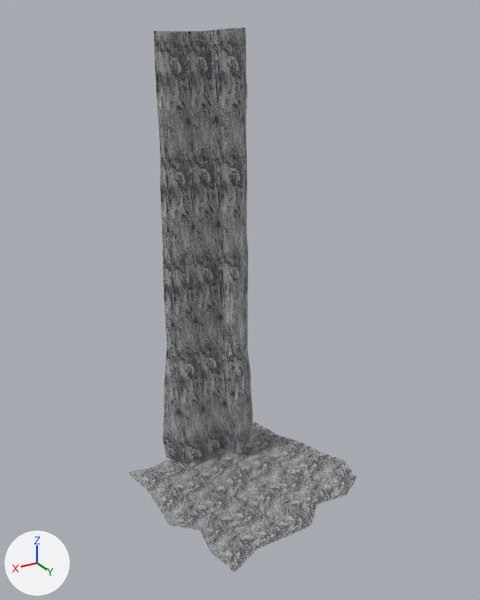
An edit to the FBX model public/environment.fbx, drawn before and after from the same camera.
Both versions are drawn from a 50 mm camera at (38.1, 60.0, 1.4) aimed at (1.0, -1.9, -29.6). Arrows for +X, +Y and +Z are at lower left; the lights stay in place. Where no turn or scale is listed for an object, it has been applied to the vertices.
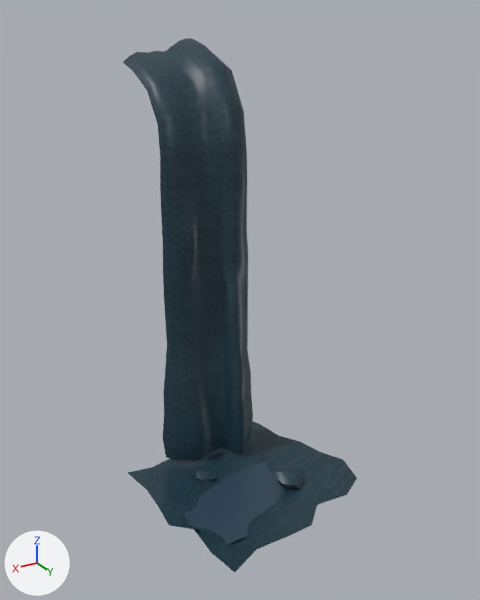
Where the change shows, as pixel boxes [x1, y1, x2, y2] in the pictures (480 x 600 px; the box of a moved part takes in the faces that stretch with it):
'Cylinder_1', surface changed, reshaped (grey to blue, 31% wider): before [154, 27, 253, 461]; after [123, 38, 253, 461]
'Plane_1', surface changed, recoloured, reshaped (grey to blue): [128, 421, 357, 572] in both
'Plane_2', added: after [184, 462, 286, 549]
'Cube_2', added: after [274, 464, 303, 489]
'Cube', added: after [195, 467, 211, 483]
part 1 of me_mesh, moved or reshaped: before [200, 517, 235, 552]; after [200, 529, 236, 552]
part 2 of me_mesh, moved or reshaped: before [205, 467, 262, 572]; after [205, 467, 256, 572]
part 3 of me_mesh, moved or reshaped: before [159, 482, 246, 530]; after [159, 482, 208, 530]
part 4 of me_mesh, moved or reshaped: before [223, 446, 325, 492]; after [223, 446, 325, 493]
part 5 of me_mesh, moved or reshaped: before [263, 482, 317, 525]; after [274, 490, 317, 525]
part 6 of me_mesh_001, moved or reshaped: before [154, 27, 248, 160]; after [123, 38, 247, 160]
part 7 of me_mesh_001, recoloured (grey to blue): [160, 151, 253, 461] in both

What changed in the scene script:
```text
Add img_rock_diffuse_jpg:
    img_rock_diffuse_jpg = load_image('rock_diffuse.jpg', '_unpacked/rock_diffuse.jpg', 1024, 1024, 'sRGB')
Add img_sand_jpg:
    img_sand_jpg = load_image('sand.jpg', '_unpacked/sand.jpg', 1024, 1024, 'sRGB')
Change mat_mat_1:
    where n2 = _N.new('ShaderNodeTexImage'); n2.name = 'Image Texture'
    n2.image: img_texturescom_cliffs0180_1_seamless_s_jpg -> img_sand_jpg
    where n4 = _N.new('ShaderNodeMapping'); n4.name = 'Mapping'
    remove n4.inputs[3].default_value = (0.15, 0.15, 1.0)  # 'Scale'
    n4.inputs[1].default_value: (0.0, -6.667, 0.0) -> (0.0, -1.0, 0.0)  # 'Location'
Change mat_mat:
    where n2 = _N.new('ShaderNodeTexImage'); n2.name = 'Image Texture'
    n2.image: img_texturescom_cliffs0180_1_seamless_s_jpg -> img_rock_diffuse_jpg
    where n4 = _N.new('ShaderNodeMapping'); n4.name = 'Mapping'
    n4.inputs[1].default_value: (0.0, -5.0, 0.0) -> (0.0, -0.667, 0.0)  # 'Location'
    n4.inputs[3].default_value: (0.2, 0.2, 1.0) -> (1.5, 1.5, 1.0)  # 'Scale'
Add mat_mat_4:
    mat_mat_4 = bpy.data.materials.new('Mat.4')
    # uses the picture img_rock_diffuse_jpg
Add mat_mat_3:
    mat_mat_3 = bpy.data.materials.new('Mat.3')
    # uses the picture img_rock_diffuse_jpg
Add mat_mat_2:
    mat_mat_2 = bpy.data.materials.new('Mat.2')
    # uses the picture img_rock_diffuse_jpg
Change me_mesh_001:
    used by ob_cylinder_1; location = (3.0, -6.2, -26.7)
    remove me_mesh_001.from_pydata(...)  # 302 vertices, 268 faces; spans x -7.7..5.9, y -4.4..2.7, z -26.8..26.7
    add me_mesh_001.from_pydata(...)  # 302 vertices, 268 faces; spans x -7.7..5.9, y -12.8..2.7, z -26.8..25.3
    me_mesh_001 part 6: 68 of 302 vertices moved; they spanned x -7.6..4.2, y -4.4..-0.1, z 16.4..26.7 and now span x -7.6..4.2, y -12.8..-0.6, z 16.7..25.3; mean shift (0.0, -5.2, -0.1); largest move (-4.8, -0.4, 26.7) -> (-4.8, -11.8, 25.3)
    me_mesh_001 part 7: 268 faces spanning x -7.7..5.9, y -12.8..2.7, z -26.8..25.3 switch from mat_mat_1 to mat_mat_4
Change me_mesh:
    where me_mesh.from_pydata(...)  # 49 vertices, 36 faces; spans x -13.8..12.1, y -12.1..13.2, z -0.3..0.4
    used by ob_plane_1; location = (2.0, 0.0, -53.8)
    remove me_mesh.materials.append(mat_mat)
    me_mesh part 1: the 1 vertex in x 5.7, y 4.8, z 0.0 is moved by (0.0, 0.0, -1.7)
    me_mesh part 2: all 5 vertices in x -1.4..5.6, y -1.0..8.3, z -0.2..0.2 are moved by (0.0, 0.0, -1.3)
    me_mesh part 3: the 1 vertex in x 7.2, y 2.5, z 0.0 is moved by (0.0, 0.0, -1.2)
    me_mesh part 4: all 2 vertices in x -3.9, y -2.0..3.3, z 0.1..0.2 are moved by (0.0, 0.0, -1.1)
    me_mesh part 5: the 1 vertex in x -1.6, y 6.5, z 0.0 is moved by (0.0, 0.0, -0.4)
    add me_mesh.materials.append(mat_mat_3)
Add me_mesh_1:
    me_mesh_1.from_pydata(...)  # 4 vertices, 1 face; spans x -7.6..7.6, y -6.3..6.3, z 0.0
    me_mesh_1.materials.append(mat_mat_1)
Add me_mesh_003:
    me_mesh_003.from_pydata(...)  # 18 vertices, 16 faces; spans x -0.97..0.93, y -1.01..1.02, z -0.52..0.64
    me_mesh_003.materials.append(mat_mat_2)
Add me_mesh_001_1:
    me_mesh_001_1.from_pydata(...)  # 18 vertices, 16 faces; spans x -1.9..1.63, y -1.93..1.78, z -0.86..1.23
    me_mesh_001_1.materials.append(mat_mat)
Add ob_plane_2:
    ob_plane_2 = bpy.data.objects.new('Plane_2', me_mesh_1)
    ob_plane_2.location = (3.5, 2.1, -54.5)
Add ob_cube:
    ob_cube = bpy.data.objects.new('Cube', me_mesh_003)
    ob_cube.location = (6.0, -2.9, -53.7)
Add ob_cube_2:
    ob_cube_2 = bpy.data.objects.new('Cube_2', me_mesh_001_1)
    ob_cube_2.location = (-3.0, 3.7, -53.3)
```
